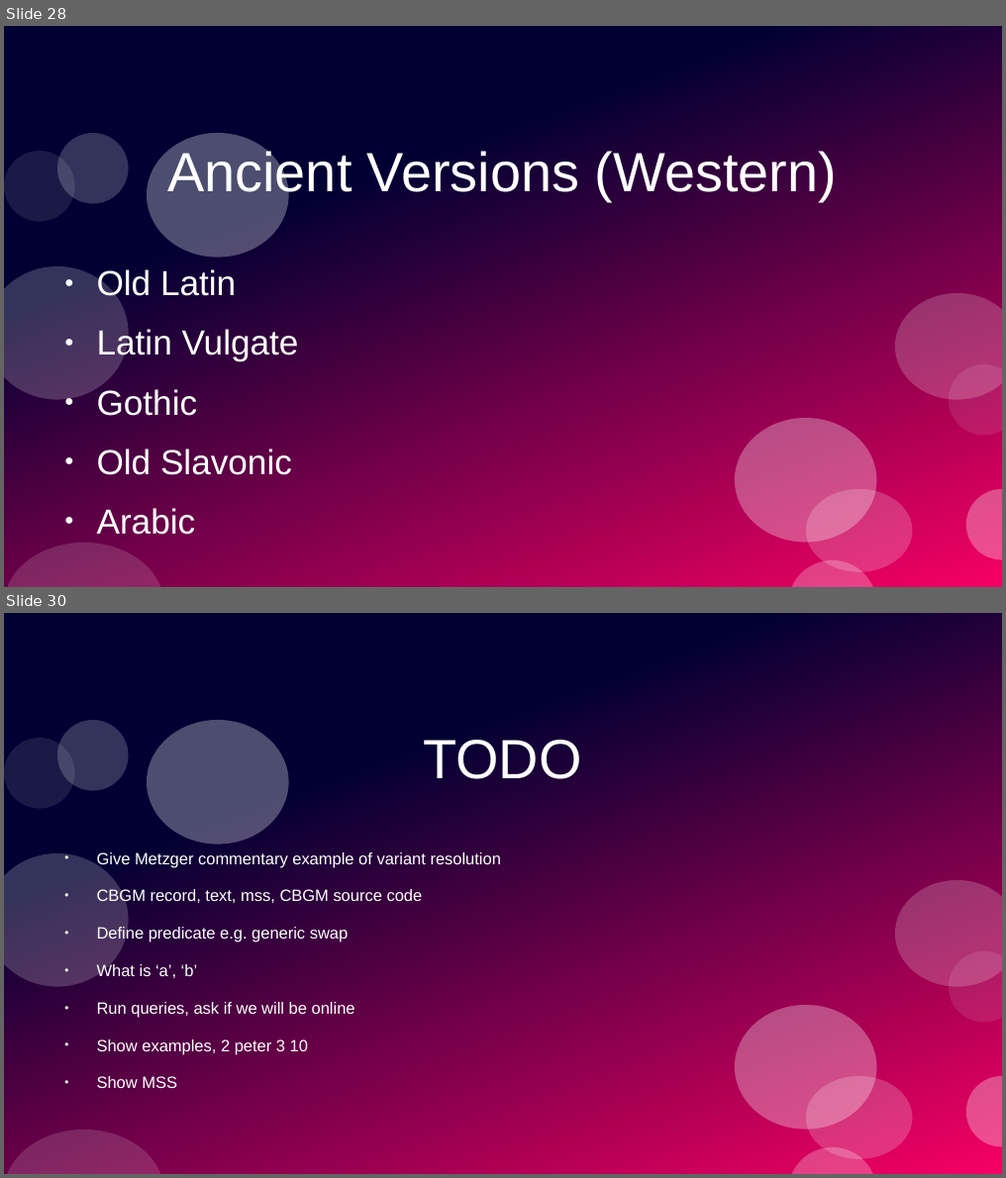
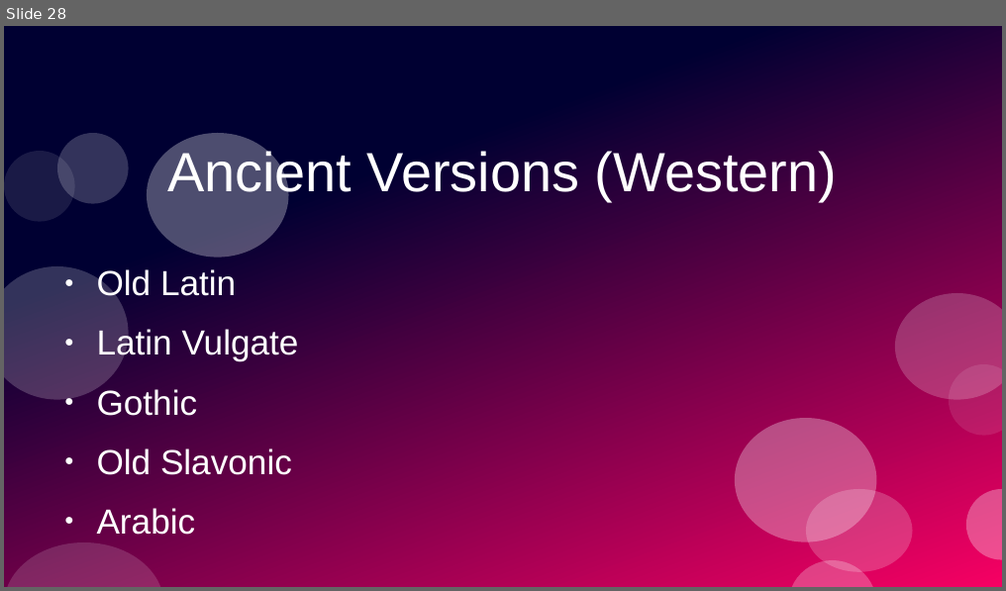
Before and after one commit to stevemac321/Music, a slide deck: LostTransmission.pptx. Shown one above the other, each under a label of ours: slides 28 and 30 before the commit, slide 28 after it; the slides between them are not shown. The pictures are 1006x1178 and 1006x591 pixels, drawn with LibreOffice and Linux fonts; fonts in the diff are those of the drawing. Boxes give left, top, right and bottom in pixels: in the first picture for what was removed or moved away, otherwise in the second. Text is boxed around its words. In the diff, an @@ line names an element or a change of style, - is before the commit and + after.

```diff
--- a/LostTransmission.pptx
+++ b/LostTransmission.pptx
@@ slide 30 removed at box(4, 613, 1002, 1174), background #FFFFFF; not listed: 12 template elements that a slide beside it also shows @@
@@ text removed at box(423, 740, 581, 779) @@
-TODO
@@ text removed at box(97, 853, 501, 1088) @@
-● Give Metzger commentary example of variant resolution
-● CBGM record, text, mss, CBGM source code
-● Define predicate e.g. generic swap
-● What is ‘a’, ‘b’
-● Run queries, ask if we will be online
-● Show examples, 2 peter 3 10
-● Show MSS
```
Also in this commit, not shown: 1 slide changed, 6 slides added.
